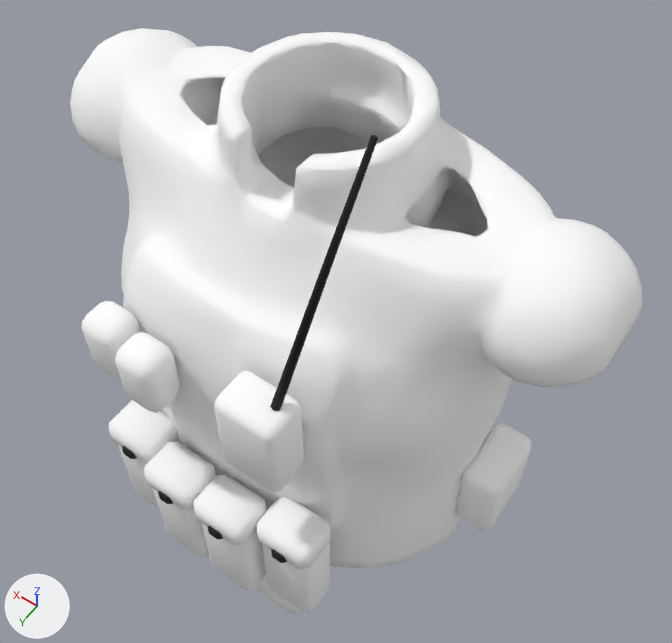
The glTF model assets/characters/infantry/factions/ru/parts/ru_armor.glb as it was, and as the next commit left it.
Before and after are seen from a 50 mm lens placed at (-0.399, 0.52, 2.1), pointed at (-0.02, -0.011, 1.265). Lighting does not change. The marker at lower left points along +X, +Y and +Z. The picture after the commit comes second. Objects named as collision shapes, trigger or cutter boxes, shadow casters or lower levels of detail are left out. Vertices at exactly the same position are counted once.

Names of what the first picture shows: 'ru_armor_LOD0'.
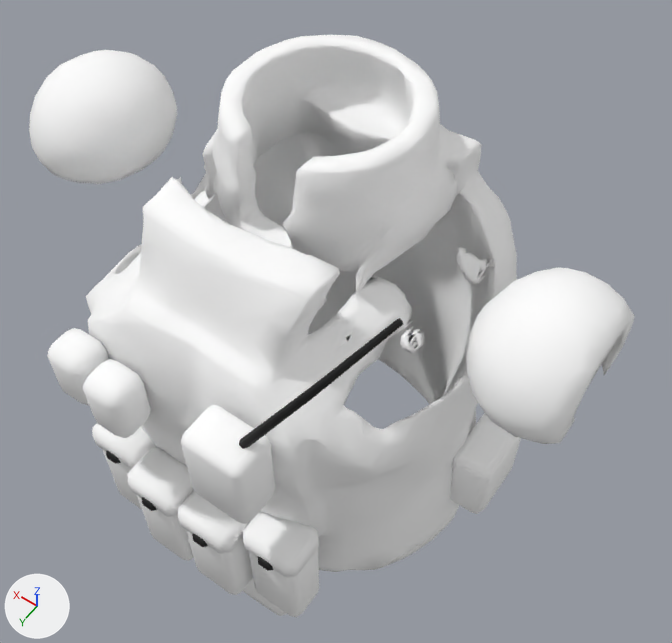
Patch to the scene script:
```diff
--- a/assets/characters/infantry/factions/ru/parts/ru_armor.glb.py
+++ b/assets/characters/infantry/factions/ru/parts/ru_armor.glb.py
@@ me_ru_armor_lod0 @@
-me_ru_armor_lod0.from_pydata(...)  # 4292 vertices, 8508 faces; spans x -0.317..0.317, y -0.234..0.24, z 0.855..1.661
+me_ru_armor_lod0.from_pydata(...)  # 4312 vertices, 8492 faces; spans x -0.317..0.317, y -0.216..0.263, z 0.888..1.569
+# me_ru_armor_lod0 part 1: the loose piece of 56 vertices spanning x -0.141..-0.075, y 0.164..0.214, z 1.022..1.187 is scaled about its middle by (1, 1, 0.916), then moved by (0.0, 0.021, 0.025)
+# me_ru_armor_lod0 part 2: the loose piece of 24 vertices spanning x -0.143..-0.073, y 0.164..0.218, z 1.157..1.193 is scaled about its middle by (1, 1, 0.916), then moved by (0.0, 0.021, 0.019)
+# me_ru_armor_lod0 part 3: the loose piece of 56 vertices spanning x -0.069..-0.003, y 0.182..0.232, z 1.022..1.187 is scaled about its middle by (1, 1, 0.916), then moved by (0.0, 0.022, 0.025)
+# me_ru_armor_lod0 part 4: the loose piece of 24 vertices spanning x -0.071..-0.001, y 0.182..0.236, z 1.157..1.193 is scaled about its middle by (1, 1, 0.916), then moved by (0.0, 0.022, 0.019)
+# me_ru_armor_lod0 part 5: the loose piece of 56 vertices spanning x 0.003..0.069, y 0.182..0.232, z 1.022..1.187 is scaled about its middle by (1, 1, 0.916), then moved by (0.0, 0.022, 0.025)
+# me_ru_armor_lod0 part 6: the loose piece of 24 vertices spanning x 0.001..0.071, y 0.182..0.236, z 1.157..1.193 is scaled about its middle by (1, 1, 0.916), then moved by (0.0, 0.022, 0.019)
+# me_ru_armor_lod0 part 7: the loose piece of 56 vertices spanning x 0.075..0.141, y 0.164..0.214, z 1.022..1.187 is scaled about its middle by (1, 1, 0.916), then moved by (0.0, 0.021, 0.025)
+# me_ru_armor_lod0 part 8: the loose piece of 24 vertices spanning x 0.073..0.143, y 0.164..0.218, z 1.157..1.193 is scaled about its middle by (1, 1, 0.916), then moved by (0.0, 0.021, 0.019)
+# me_ru_armor_lod0 part 9: the loose piece of 56 vertices spanning x 0.035..0.085, y 0.175..0.221, z 1.3..1.38 is scaled about its middle by (1, 1, 0.916), then moved by (0.0, 0.042, 0.005)
+# me_ru_armor_lod0 part 10: the loose piece of 56 vertices spanning x 0.09..0.14, y 0.165..0.211, z 1.3..1.38 is scaled about its middle by (1, 1, 0.916), then moved by (0.0, 0.045, 0.005)
+# me_ru_armor_lod0 part 11: the loose piece of 56 vertices spanning x -0.265..-0.215, y -0.065..0.025, z 1.065..1.175 is scaled about its middle by (1, 1, 0.916), then moved by (0.015, 0.0, 0.023)
+# me_ru_armor_lod0 part 12: the loose piece of 24 vertices spanning x -0.118..-0.098, y 0.212..0.222, z 1.157..1.173 is moved by (0.0, 0.021, 0.02)
+# me_ru_armor_lod0 part 13: the loose piece of 24 vertices spanning x -0.046..-0.026, y 0.23..0.24, z 1.157..1.173 is moved by (0.0, 0.022, 0.02)
+# me_ru_armor_lod0 part 14: the loose piece of 24 vertices spanning x 0.026..0.046, y 0.23..0.24, z 1.157..1.173 is moved by (0.0, 0.022, 0.02)
+# me_ru_armor_lod0 part 15: the loose piece of 24 vertices spanning x 0.098..0.118, y 0.212..0.222, z 1.157..1.173 is moved by (0.0, 0.021, 0.02)
+# me_ru_armor_lod0 part 16: the loose piece of 3388 vertices spanning x -0.317..0.317, y -0.193..0.185, z 1.011..1.566 is rebuilt with 2773 vertices and now spans x -0.217..0.215, y -0.175..0.22, z 1.044..1.563
+# me_ru_armor_lod0 part 17: the loose piece of 18 vertices spanning x -0.128..-0.093, y 0.087..0.194, z 1.408..1.661 is deleted
+# me_ru_armor_lod0 part 18: 323 vertices added at x -0.317..-0.131, y -0.07..0.1, z 1.347..1.503
+# me_ru_armor_lod0 part 19: 322 vertices added at x 0.09..0.317, y -0.088..0.099, z 1.341..1.501
+# me_ru_armor_lod0 part 20: 54 vertices removed from x -0.115..-0.045, y 0.169..0.219, z 1.3..1.41; 72 vertices added at x -0.197..-0.045, y 0.152..0.263, z 1.308..1.569
+# other edits to the shape of me_ru_armor_lod0 do not show in these pictures
 me_ru_armor_lod0.materials.append(mat_camo_emr)
```

Location of each change, [x1, y1, x2, y2] in pixels of the pictures (672 x 643 px; the box of a moved part takes in the faces that stretch with it):
'ru_armor_LOD0', reshaped
    before: [70, 28, 642, 614]
    after: [29, 35, 635, 617]
part 1 of me_ru_armor_lod0, moved or reshaped
    before: [262, 542, 330, 613]
    after: [248, 549, 319, 617]
part 2 of me_ru_armor_lod0, moved or reshaped
    before: [256, 497, 331, 569]
    after: [242, 512, 319, 577]
part 3 of me_ru_armor_lod0, moved or reshaped
    before: [201, 522, 266, 591]
    after: [186, 530, 253, 595]
part 4 of me_ru_armor_lod0, moved or reshaped
    before: [193, 474, 266, 546]
    after: [178, 491, 251, 554]
part 5 of me_ru_armor_lod0, moved or reshaped
    before: [153, 475, 216, 557]
    after: [137, 495, 194, 561]
part 6 of me_ru_armor_lod0, moved or reshaped
    before: [144, 441, 216, 510]
    after: [127, 447, 194, 517]
part 7 of me_ru_armor_lod0, moved or reshaped
    before: [118, 445, 160, 510]
    after: [102, 449, 142, 509]
part 8 of me_ru_armor_lod0, moved or reshaped
    before: [109, 400, 179, 464]
    after: [92, 423, 156, 469]
part 9 of me_ru_armor_lod0, moved or reshaped
    before: [115, 332, 180, 413]
    after: [83, 359, 151, 438]
part 10 of me_ru_armor_lod0, moved or reshaped
    before: [81, 300, 141, 379]
    after: [47, 328, 109, 405]
part 11 of me_ru_armor_lod0, moved or reshaped
    before: [455, 423, 531, 531]
    after: [450, 413, 521, 514]
part 12 of me_ru_armor_lod0, moved or reshaped
    before: [271, 549, 287, 563]
    after: [257, 556, 273, 571]
part 13 of me_ru_armor_lod0, moved or reshaped
    before: [208, 526, 223, 539]
    after: [192, 533, 208, 547]
part 14 of me_ru_armor_lod0, moved or reshaped
    before: [158, 491, 173, 504]
    after: [142, 497, 157, 511]
part 15 of me_ru_armor_lod0, moved or reshaped
    before: [122, 446, 137, 459]
    after: [106, 451, 121, 464]
part 16 of me_ru_armor_lod0, rebuilt (25% narrower)
    before: [70, 28, 642, 568]
    after: [86, 35, 517, 572]
part 17 of me_ru_armor_lod0, deleted
    before: [270, 135, 378, 411]
part 18 of me_ru_armor_lod0, added
    after: [400, 245, 635, 444]
part 19 of me_ru_armor_lod0, added
    after: [29, 50, 177, 184]
part 20 of me_ru_armor_lod0, moved or reshaped
    before: [214, 371, 304, 492]
    after: [181, 318, 403, 524]
